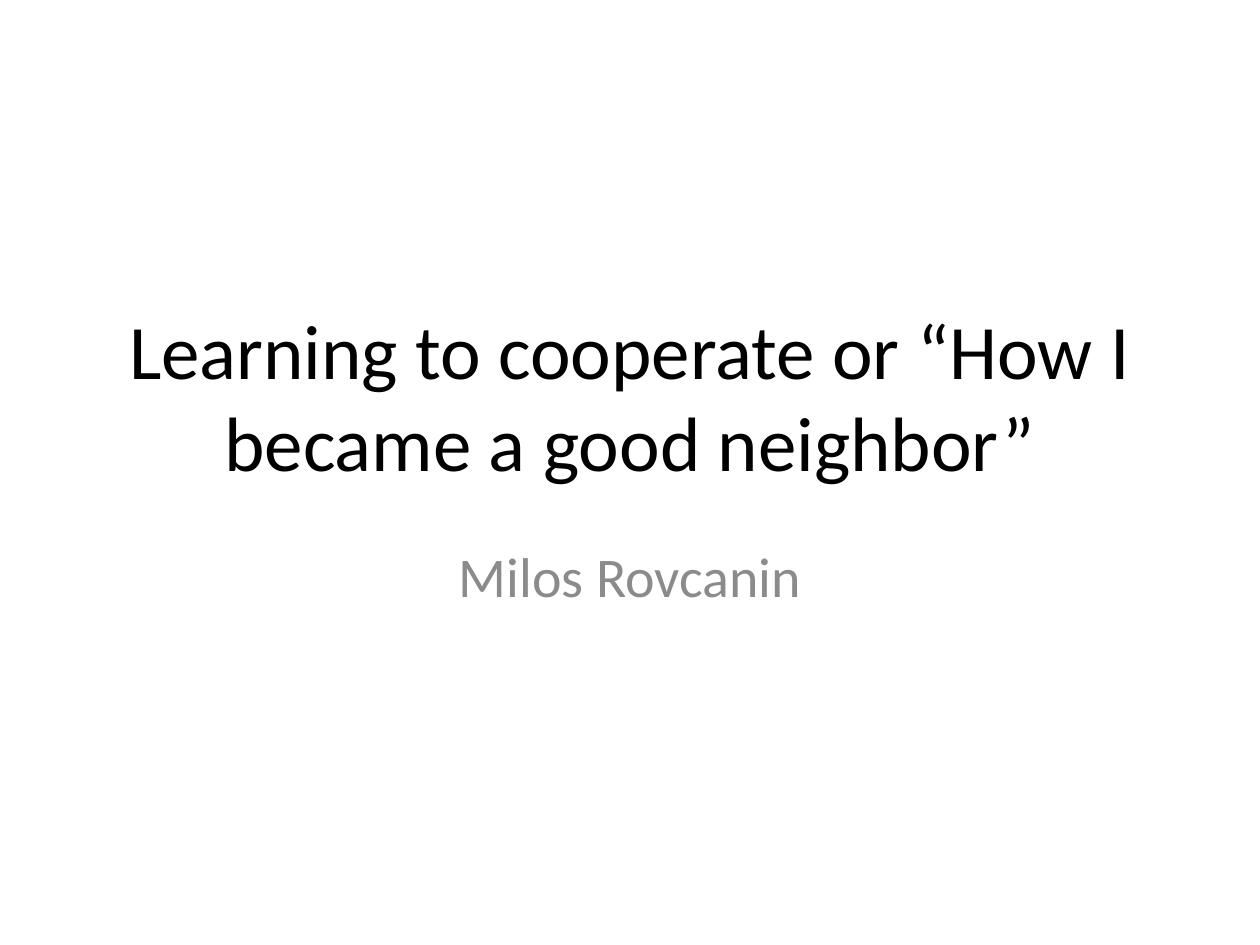
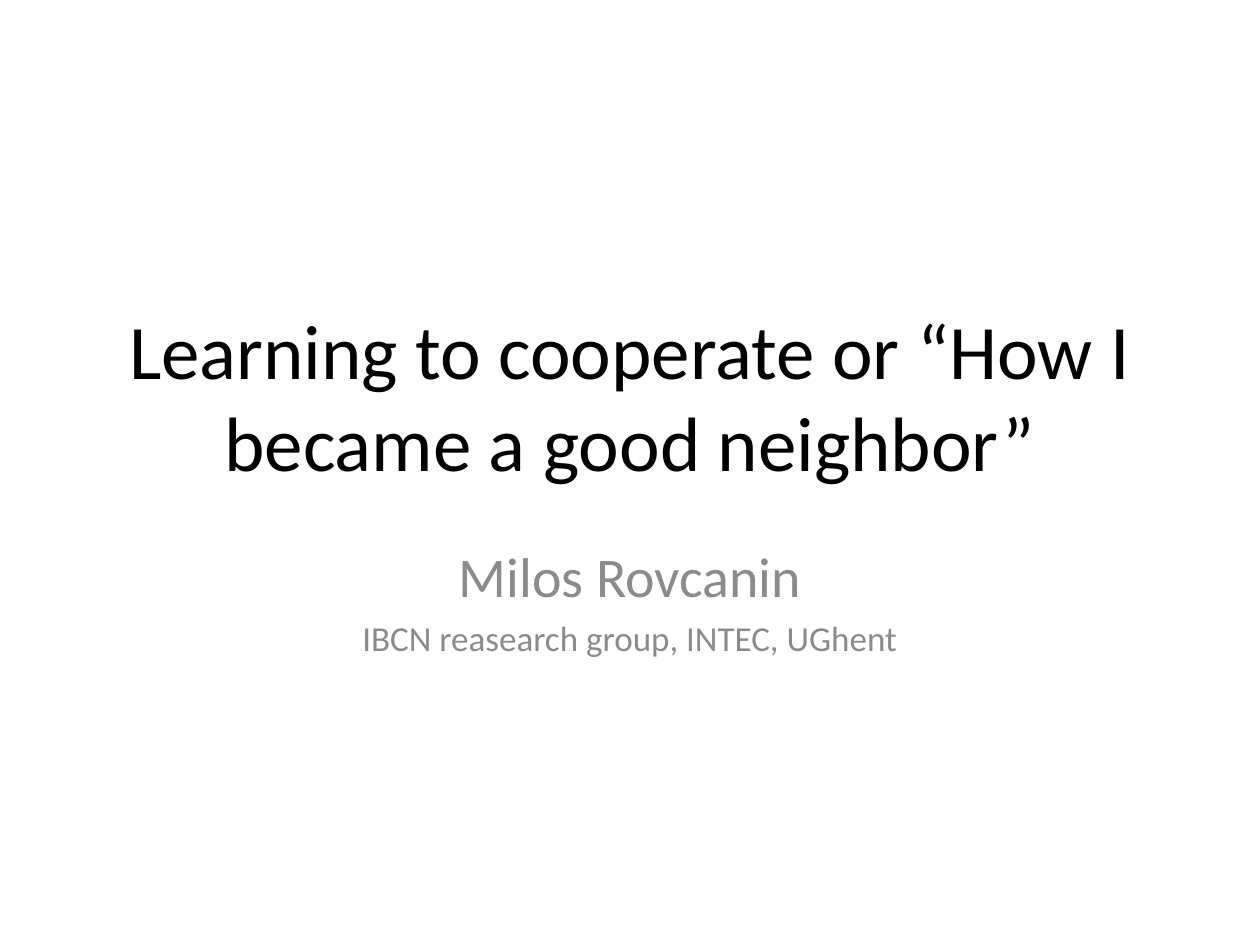
Before and after one commit to ro1208984/learning.java, a slide deck: slide 1 of Mobile Day presentation.pptx. Drawn at 1260x945 pixels with LibreOffice and Linux fonts; fonts in the diff are those of the drawing. Boxes give left, top, right and bottom in pixels: in the first picture for what was removed or moved away, otherwise in the second. Text is boxed around its words. In the diff, an @@ line names an element or a change of style, - is before the commit and + after.

```diff
--- a/Mobile Day presentation.pptx
+++ b/Mobile Day presentation.pptx
@@ subtitle at bbox=[362, 627, 897, 657]: paragraph added @@
+IBCN reasearch group, INTEC, UGhent
```
Also in this commit, not shown: 16 other slides changed, 5 slides added, 2 slides removed.
